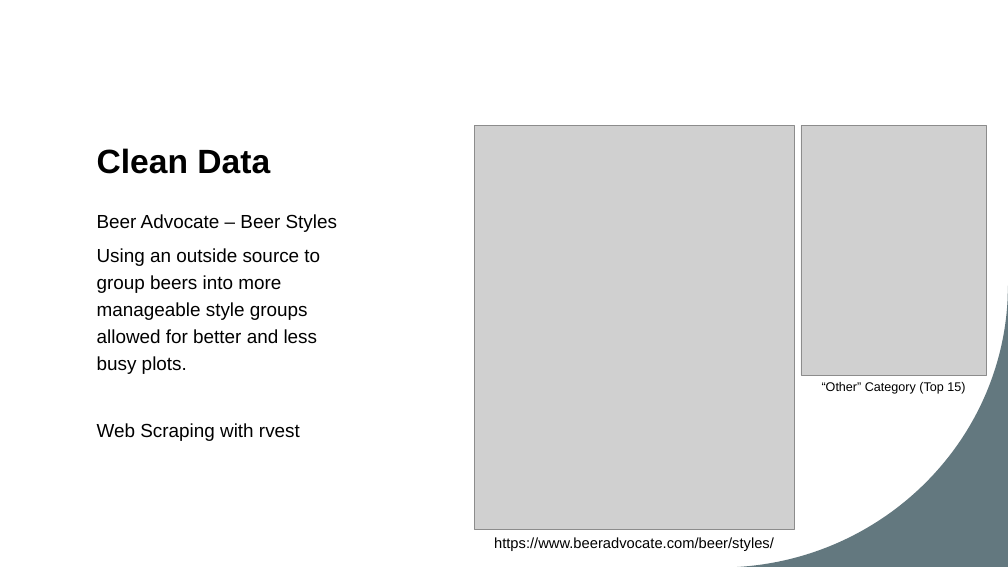
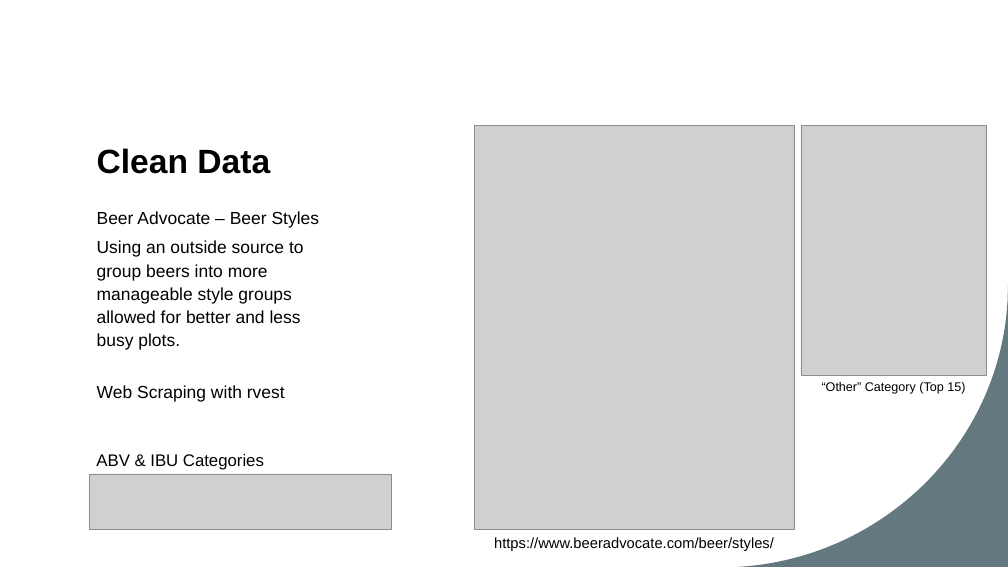
Before and after one commit to cdholmes11/DDS-Project-1, a slide deck: slide 2 of Dane_Holmes_DDS_Project_1_EDA.pptx. Drawn at 1008x567 pixels with LibreOffice and Linux fonts; fonts in the diff are those of the drawing; grey boxes stand for pictures. Boxes give left, top, right and bottom in pixels: in the first picture for what was removed or moved away, otherwise in the second. Text is boxed around its words. In the diff, an @@ line names an element or a change of style, - is before the commit and + after.

```diff
--- a/Dane_Holmes_DDS_Project_1_EDA.pptx
+++ b/Dane_Holmes_DDS_Project_1_EDA.pptx
@@ text "Beer Advocate – Beer Styles" at [97,211,320,402]: size 18 to 16.6 pt; line spacing 1.2 to 1.1 @@
@@ picture added at [89,474,392,530] @@
@@ text added at [96,454,264,470], 16 pt, text #000000 @@
+ABV & IBU Categories
```
